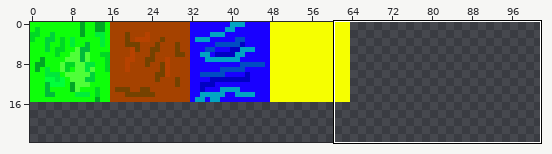
Sprite sheet -- assets/tiles/testtile.png. Above, an overview of the earlier version with the close-up marked.
Close-up. Before:
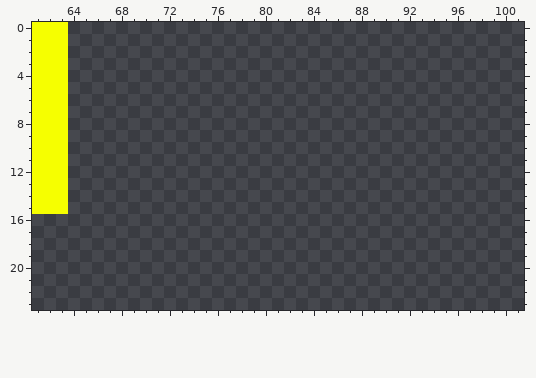
The file is 160x160 pixels. Shown: x 61..101, y 0..23. The wide view leaves out empty margins.
And afterwards:
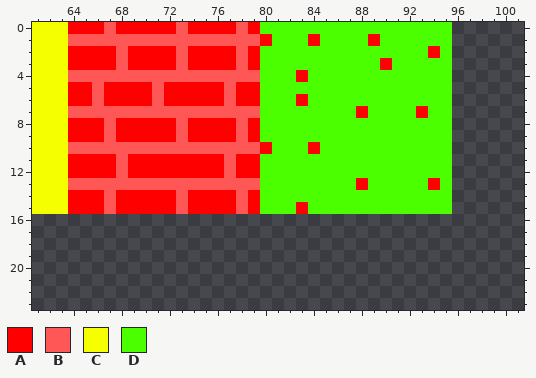
Palette (. is transparent): A #ff0000  B #ff5656  C #f6ff00  D #4cff00
Commit: Exportados azulejos en el formato adecuado.
Change:
@@ x 61..101 @@
- 0 CCC......................................
- 1 CCC......................................
- 2 CCC......................................
- 3 CCC......................................
- 4 CCC......................................
- 5 CCC......................................
- 6 CCC......................................
- 7 CCC......................................
- 8 CCC......................................
- 9 CCC......................................
-10 CCC......................................
-11 CCC......................................
-12 CCC......................................
-13 CCC......................................
-14 CCC......................................
-15 CCC......................................
+ 0 CCCAAABAAAAABAAAABADDDDDDDDDDDDDDDD......
+ 1 CCCBBBBBBBBBBBBBBBBADDDADDDDADDDDDD......
+ 2 CCCAAAABAAAABAAAABADDDDDDDDDDDDDDAD......
+ 3 CCCAAAABAAAABAAAABADDDDDDDDDDADDDDD......
+ 4 CCCBBBBBBBBBBBBBBBBDDDADDDDDDDDDDDD......
+ 5 CCCAABAAAABAAAAABAADDDDDDDDDDDDDDDD......
+ 6 CCCAABAAAABAAAAABAADDDADDDDDDDDDDDD......
+ 7 CCCBBBBBBBBBBBBBBBBDDDDDDDDADDDDADD......
+ 8 CCCAAABAAAAABAAAABADDDDDDDDDDDDDDDD......
+ 9 CCCAAABAAAAABAAAABADDDDDDDDDDDDDDDD......
+10 CCCBBBBBBBBBBBBBBBBADDDADDDDDDDDDDD......
+11 CCCAAAABAAAAAAAABAADDDDDDDDDDDDDDDD......
+12 CCCAAAABAAAAAAAABAADDDDDDDDDDDDDDDD......
+13 CCCBBBBBBBBBBBBBBBBDDDDDDDDADDDDDAD......
+14 CCCAAABAAAAABAAAABADDDDDDDDDDDDDDDD......
+15 CCCAAABAAAAABAAAABADDDADDDDDDDDDDDD......
 16 .........................................
